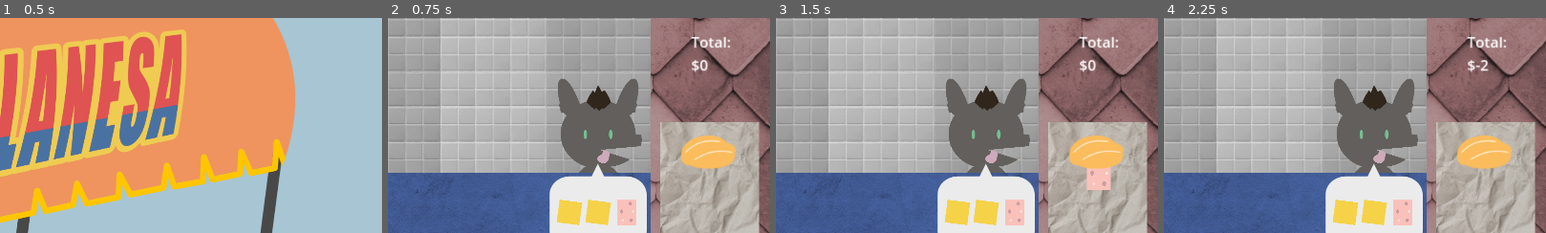
Above: before the commit, frames 1-4 (left to right).
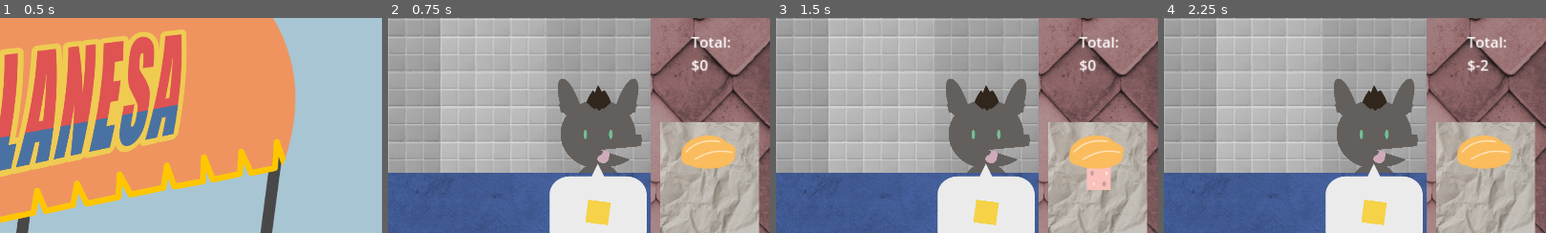
Above: after the commit, the same moments.

Repository: supersweet-dev/dos-de-milanesa
Game: Godot game, scene res://scenes/screens/main_menu.tscn
Same seed, same stepped clock (60 frames per second), same inputs: the game is played once before the commit and once after it.
Inputs:
- Up to frame 1 (0.5 s): no input
- Up to frame 2 (0.75 s): click "ABRIR EL CHANGARRO" at 0.5 s
- Up to frame 3 (1.5 s): tap Enter at 1.25 s; hold W (ingredients_up) from 1.28 s (still down); tap Space (ingredients_add) at 1.35 s
- Up to frame 4 (2.25 s): keep holding W (ingredients_up); tap Space (ingredients_add) at 2 s; tap Up (serve_order) at 2.1 s
The pictures show only the part of the screen within x 50-100%, y 13-63%; the shares and areas given below are measured in that part.

Frame 1 is identical in both runs. In frame 2, 1.2% of the frame differs, in the area x 44-65%, y 84-97%; in frame 3, 1.2%; in frame 4, 1.2%.

Commit message:
Clients replaced with dictionary. Unique features and order checking.

Diff:
--- a/scripts/client.gd
+++ b/scripts/client.gd
@@ -1,10 +1,15 @@
 extends Node2D
 
 
-var order: Array # Declare order as an empty array
+var order: Array = [] # Declare order as an empty array
+var order_checker: Callable # Declare order_checker as a Callable
+var tip_amount: int = 0 # Declare tip_amount as an integer
 
 func set_order(new_order: Array):
 	order = new_order
 
-func _ready():
-	order = GameData.get_random_order()
+func set_checker(checker: Callable):
+	order_checker = checker
+
+func set_tip(tip: int):
+	tip_amount = tip
--- a/scripts/game_data.gd
+++ b/scripts/game_data.gd
@@ -1,6 +1,7 @@
 extends Node
 
 var final_score = 0
+const OrderFunctions = preload("res://scripts/order_functions.gd")
 
 const ingredients: Dictionary = {
 	"frijoles_negros": {
@@ -24,17 +25,61 @@
 }
 
 
-var clients: Array[Texture2D] = [
-	preload("res://assets/clients/cat-sketch.svg"),
-	preload("res://assets/clients/chameleon-sketch.svg"),
-	preload("res://assets/clients/mammoth-sketch.svg"),
-	preload("res://assets/clients/xolo-sketch.svg"),
-	#preload("res://assets/clients/percy-debug-full.svg")
-]
+# var clients: Array[Texture2D] = [
+# 	preload("res://assets/clients/cat-sketch.svg"),
+# 	preload("res://assets/clients/chameleon-sketch.svg"),
+# 	preload("res://assets/clients/mammoth-sketch.svg"),
+# 	preload("res://assets/clients/xolo-sketch.svg"),
+# 	#preload("res://assets/clients/percy-debug-full.svg")
+# ]
+const clients: Dictionary = {
+	"cat": {
+		"name": "cat",
+		"texture": preload("res://assets/clients/cat-sketch.svg"),
+		"ingredient_preferences": ["queso_amarillo", "jamon"],
+		"order_min": 2,
+		"order_max": 4,
+		"tip_amount": 2,
+		"wait_time": 60,
+		"order_evaluation": Callable(OrderFunctions, "_standard_order_check"),
+	},
+	"chameleon": {
+		"name": "chameleon",
+		"texture": preload("res://assets/clients/chameleon-sketch.svg"),
+		"ingredient_preferences": ["queso_amarillo", "jamon", "frijoles_negros"],
+		"order_min": 2,
+		"order_max": 3,
+		"tip_amount": 4,
+		"wait_time": 30,
+		"order_evaluation": Callable(OrderFunctions, "_standard_order_check"),
+	},
+	"mammoth": {
+		"name": "mammoth",
+		"texture": preload("res://assets/clients/mammoth-sketch.svg"),
+		"ingredient_preferences": ["queso_amarillo", "jamon", "frijoles_negros"],
+		"order_min": 6,
+		"order_max": 6,
+		"tip_amount": 8,
+		"wait_time": 90,
+		"order_evaluation": Callable(OrderFunctions, "_mammoth_order_check"),
+	},
+	"xolo": {
+		"name": "xolo",
+		"texture": preload("res://assets/clients/xolo-sketch.svg"),
+		"ingredient_preferences": [],
+		"order_min": 1,
+		"order_max": 4,
+		"tip_amount": 1,
+		"wait_time": 180,
+		"order_evaluation": Callable(OrderFunctions, "_xolo_order_check"),
+	},
 
-func get_random_order():
-	var order_size = randi_range(1, 6)
+}
+func get_random_order(ingredient_keys: Array, order_min: int, order_max: int) -> Array:
+	var available_ingredients = ingredient_keys if ingredient_keys.size() else ["queso_amarillo"]
+	var order_size = randi_range(order_min, order_max)
 	var order = []
 	for i in range(order_size):
-		order.append(ingredients.keys()[randi() % ingredients.size()])
+		var random_index = randi() % available_ingredients.size()
+		order.append(available_ingredients[random_index])
 	return order
--- /dev/null
+++ b/scripts/order_functions.gd
@@ -0,0 +1,55 @@
+extends Node
+
+const INGREDIENTS = GameData.ingredients
+
+static func _count_ingredients(order: Array) -> Dictionary:
+    var count = {}
+    for ingredient in order:
+        if ingredient in count:
+            count[ingredient] += 1
+        else:
+            count[ingredient] = 1
+    return count
+
+static func _standard_order_check(target_order: Array, submitted_torta: Array, tip: int) -> int:
+    var total_price = 0
+    for ingredient in submitted_torta:
+        if ingredient in INGREDIENTS.keys():
+            total_price += INGREDIENTS[ingredient].price
+    # Convert both arrays into dictionaries with ingredient counts
+    var count1 = _count_ingredients(target_order)
+    var count2 = _count_ingredients(submitted_torta)
+    if (count1 == count2):
+        return total_price + tip
+    else:
+        return -total_price
+
+static func _mammoth_order_check(target_order: Array, submitted_torta: Array, tip: int) -> int:
+    var total_price = 0
+    for ingredient in submitted_torta:
+        if ingredient in INGREDIENTS.keys():
+            total_price += (INGREDIENTS[ingredient].price * 2)
+    # Convert both arrays into dictionaries with ingredient counts
+    var count1 = _count_ingredients(target_order)
+    var count2 = _count_ingredients(submitted_torta)
+    if (count1 == count2):
+        return total_price + tip
+    else:
+        return -total_price
+
+static func _xolo_order_check(target_order: Array, submitted_torta: Array, tip: int) -> int:
+    var total_price = 0
+    for ingredient in submitted_torta:
+        if ingredient in INGREDIENTS:
+            total_price += INGREDIENTS[ingredient].price
+
+    var required_counts = _count_ingredients(target_order)
+    var submitted_counts = _count_ingredients(submitted_torta)
+
+    for ingredient in required_counts.keys():
+        if not submitted_counts.has(ingredient):
+            return -total_price # Missing required ingredient
+        if submitted_counts[ingredient] < required_counts[ingredient]:
+            return -total_price # Not enough of a required ingredient
+
+    return total_price + tip # Passed all checks
--- a/scripts/queue-system.gd
+++ b/scripts/queue-system.gd
@@ -46,7 +46,8 @@
 	if queues[closest_lane].size() > 0:
 		var front_client = queues[closest_lane][0]
 		var expected_order = front_client.order
-		_evaluate_order(expected_order, torta)
+		score += front_client.order_checker.call(expected_order, torta, front_client.tip_amount)
+		_update_score_display(score)
 		dismiss_client(closest_lane)
 	else:
 		_apply_penalty(torta)
@@ -55,20 +56,7 @@
 func _update_score_display(new_score: int):
 	if score_label:
 		score_label.text = "Total:\n$" + str(new_score)
-func _evaluate_order(target_order: Array, submitted_torta: Array):
-	# Calcualte price of ingredients in torta using INGREDIENTS dictionary
-	var total_price = 0
-	for ingredient in submitted_torta:
-		if ingredient in INGREDIENT_KEYS:
-			total_price += INGREDIENTS[ingredient].price
-	# Convert both arrays into dictionaries with ingredient counts
-	var count1 = _count_ingredients(target_order)
-	var count2 = _count_ingredients(submitted_torta)
-	if (count1 == count2):
-		score += total_price
-	else:
-		score -= total_price
-	_update_score_display(score)
+
 func _apply_penalty(trashed_torta: Array):
 	# Calculate penalty based on the number of ingredients in the torta
 	var penalty = 0
@@ -160,12 +148,14 @@
 		var lane = available_lanes[randi() % available_lanes.size()]
 		var queue = queues[lane]
 		var client = client_scene.instantiate()
+		var client_type = GameData.clients[GameData.clients.keys()[randi() % GameData.clients.size()]]
 		client.position = Vector2(lane, spawn_area_y - (queue.size() * CLIENT_VERTICAL_SPACING))
-		client.set_order(GameData.get_random_order())
-
-		var random_texture = GameData.clients[randi() % GameData.clients.size()]
+		var client_order = GameData.get_random_order(client_type.ingredient_preferences, client_type.order_min, client_type.order_max)
+		client.set_order(client_order)
+		client.set_checker(client_type.order_evaluation)
+		client.set_tip(client_type.tip_amount)
 		var sprite = client.get_node("ClientSprite")
-		sprite.texture = random_texture
+		sprite.texture = client_type.texture
 		var darkness_factor = 1.0 - (queue.size() * CLIENT_DARKNESS_FACTOR)
 		sprite.modulate = Color(darkness_factor, darkness_factor, darkness_factor)
 
Not shown, added: scripts/order_functions.gd.uid
